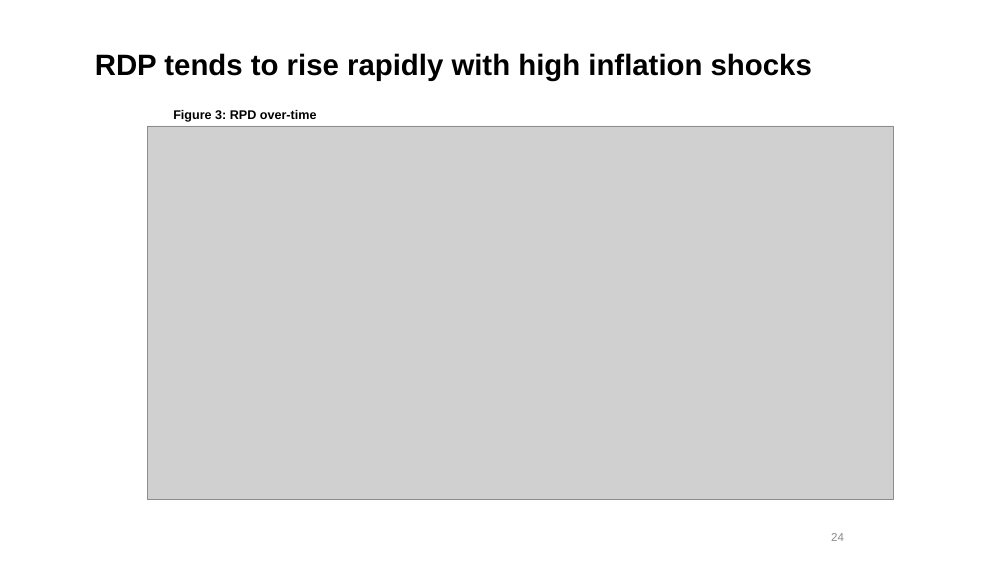
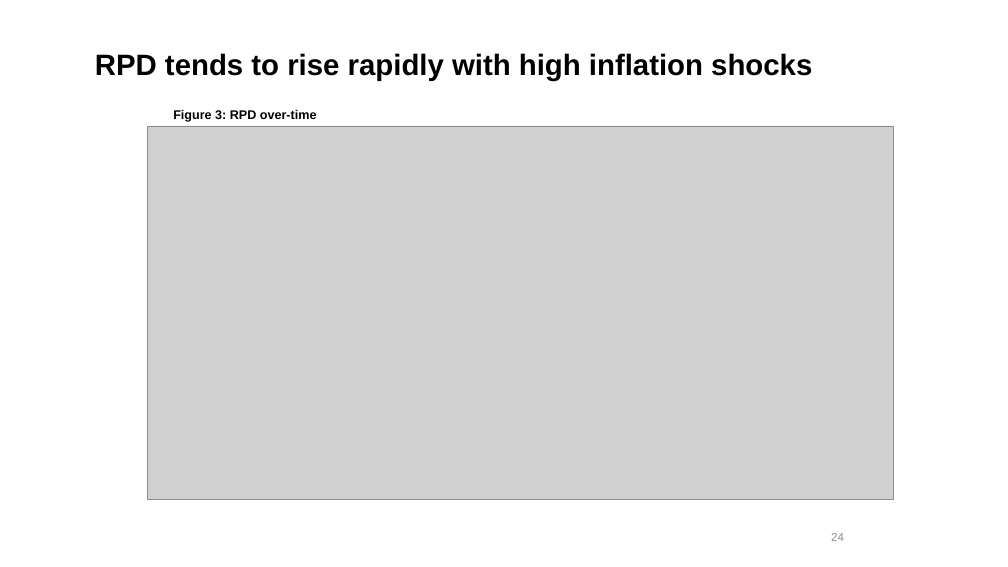
Before and after one commit to xolaniss/inflation_relative_price_variance, a slide deck: slide 24 of Presentation/inflation_relative_price_variance_presentation.pptx. Drawn at 1008x567 pixels with LibreOffice and Linux fonts; fonts in the diff are those of the drawing; grey boxes stand for pictures; background and template pictures are left out. Boxes give left, top, right and bottom in pixels: in the first picture for what was removed or moved away, otherwise in the second. Text is boxed around its words. In the diff, an @@ line names an element or a change of style, - is before the commit and + after.

```diff
--- a/Presentation/inflation_relative_price_variance_presentation.pptx
+++ b/Presentation/inflation_relative_price_variance_presentation.pptx
@@ title at (x1=95, y1=53, x2=812, y2=81): text changed @@
-RDP tends to rise rapidly with high inflation shocks
+RPD tends to rise rapidly with high inflation shocks
```
Also in this commit, not shown: 11 other slides changed, 1 slide removed.
